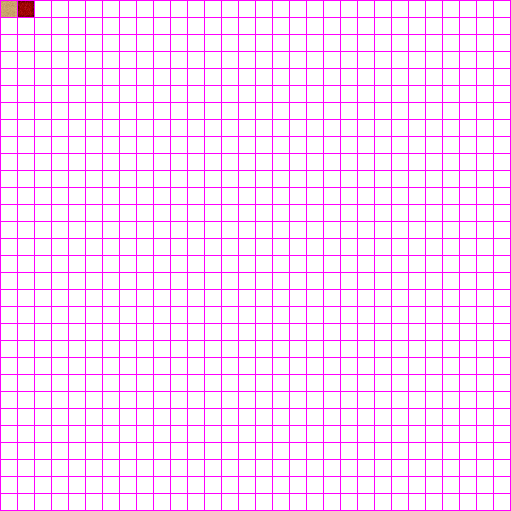
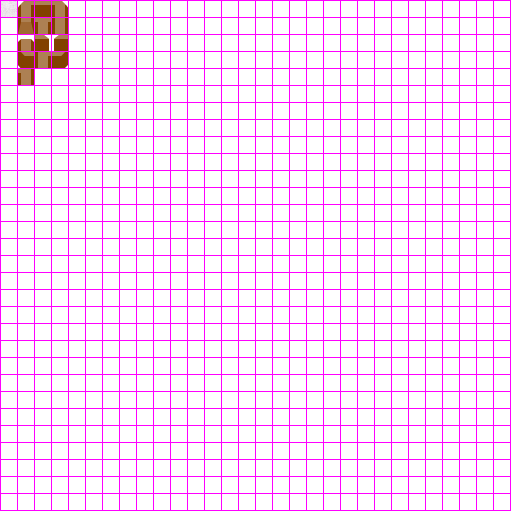
Layers edited between the first and the second 511px x 511px image:
renamed "Background" to "Grid", moved it above "CollisionLayer" over bbox(1, 1, 68, 85)
added group "GrayWall" with 13 layers in group "CollisionLayer" over bbox(18, 1, 68, 85)
added layer "OpenBottom" in group "GrayWall" over bbox(18, 18, 34, 34)
added layer "Vertical" in group "GrayWall" over bbox(52, 18, 68, 34)
added layer "OpenTop" in group "GrayWall" over bbox(18, 39, 34, 51)
added layer "TLCorner" in group "GrayWall" over bbox(18, 1, 34, 17)
added layer "TTop" in group "GrayWall" over bbox(35, 18, 51, 34)
added layer "TRCorner" in group "GrayWall" over bbox(52, 1, 68, 17)
added layer "BLCorner copy" in group "GrayWall" over bbox(18, 52, 34, 68)
added layer "BRCorner" in group "GrayWall" over bbox(52, 52, 68, 68)
added layer "HOpenLeft" in group "GrayWall" over bbox(54, 35, 68, 51)
added layer "HOpenRight" in group "GrayWall" over bbox(35, 35, 49, 51)
added layer "TLeft" in group "GrayWall" over bbox(18, 69, 34, 85)
added layer "TRight" in group "GrayWall" over bbox(35, 52, 51, 68)
renamed "Brick" to "Horizontal", moved it into group "GrayWall", painted on it over bbox(18, 1, 51, 17)
painted on "MallTileA" over bbox(1, 1, 17, 17)
